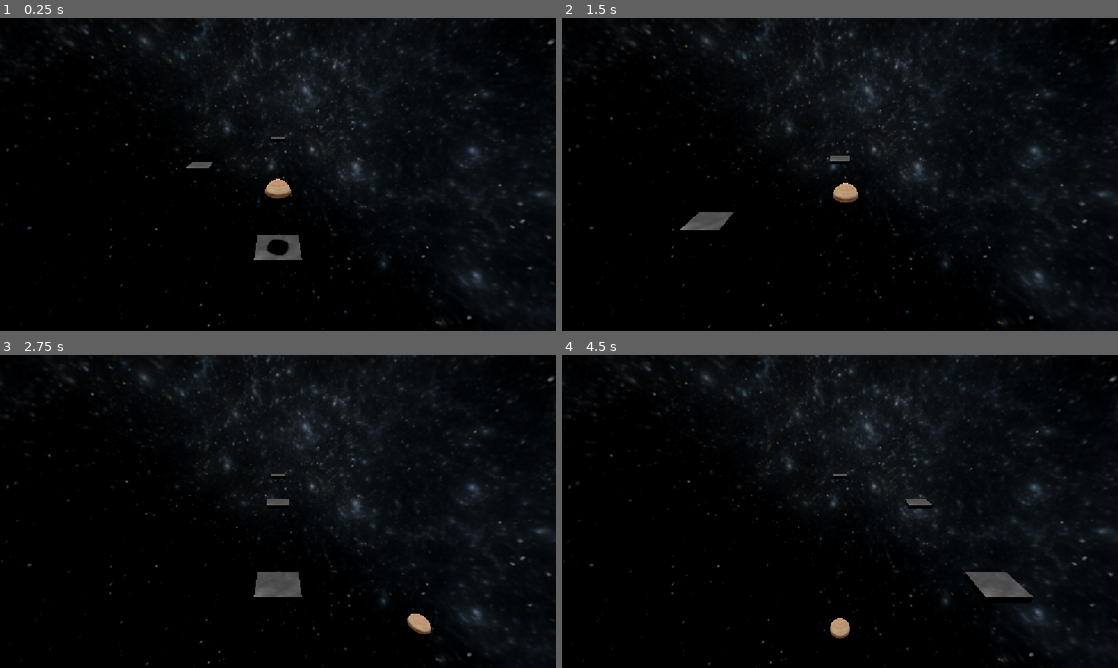
Above: before the commit, frames 1-4 (two rows, left to right).
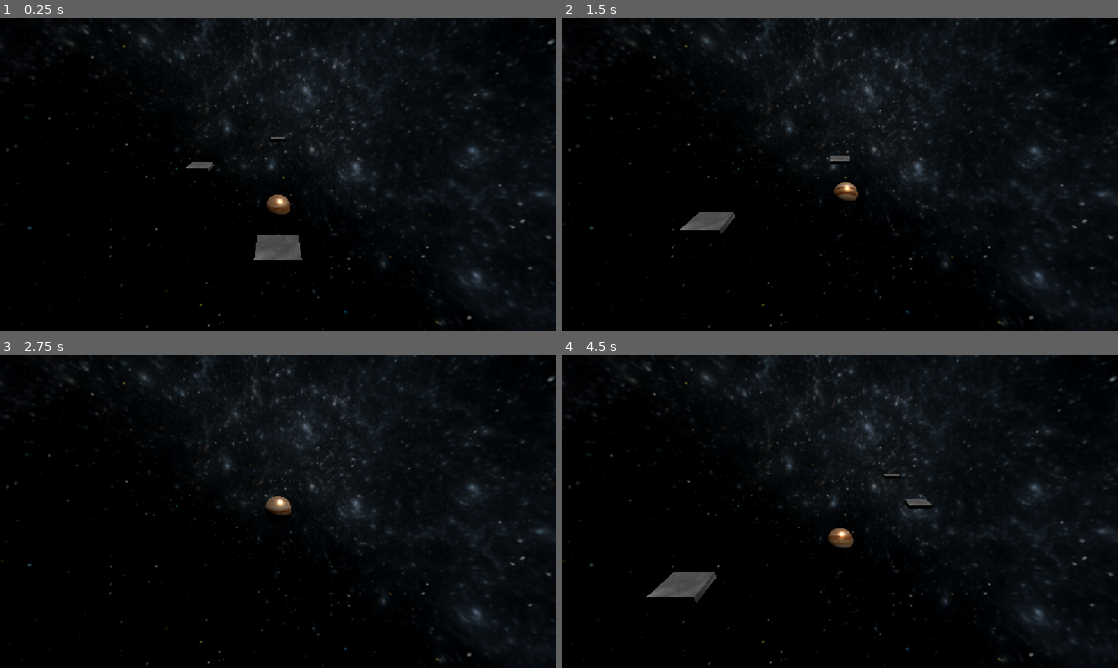
Above: after the commit, the same moments.

Repository: AnCarsenat/DopamineBounce
Game: Godot game, scene res://bounce_game.tscn
Same seed, same stepped clock (60 frames per second), same inputs: the game is played once before the commit and once after it.
Inputs (mouse positions are in pixels of both pictures, inside the frame that each line leads up to):
- Up to frame 1 (0.25 s): no input
- Up to frame 2 (1.5 s): move the mouse to (962, 158) at 0.52 s; hold Right (ui_right) 0.53-1.28 s; click (962, 158) at 0.67 s; move the mouse to (728, 190) at 1.27 s; hold Left (ui_left) from 1.28 s (still down)
- Up to frame 3 (2.75 s): move the mouse to (333, 442) at 2.02 s; release Left (ui_left) at 2.03 s; hold Right (ui_right) from 2.03 s (still down)
- Up to frame 4 (4.5 s): move the mouse to (812, 574) at 2.77 s; click (812, 574) at 2.92 s; move the mouse to (1006, 558) at 3.52 s; release Right (ui_right) at 3.53 s; hold Left (ui_left) from 3.53 s (still down); move the mouse to (673, 464) at 4.27 s

The runs differ from the first frame. In frame 1, 0.6% of the frame differs, in the area x 37-53%, y 46-76%; in frame 2, 0.3%; in frame 3, 1.1%; in frame 4, 1.8%, in the area x 15-85%, y 38-91%.

Commit message:
jsp

Diff:
--- a/dopamine-bouce/ball.gd
+++ b/dopamine-bouce/ball.gd
@@ -21,6 +21,7 @@
 func _physics_process(delta: float) -> void:
 
 	velocity.y -= gravity * delta
+	rotation.x += 12.0 * delta
 
 
 	global_position.x = lerpf(global_position.x, lanes[current_lane], switch_speed * delta)
--- a/dopamine-bouce/bounce_game.tscn
+++ b/dopamine-bouce/bounce_game.tscn
@@ -8,6 +8,8 @@
 
 [sub_resource type="StandardMaterial3D" id="StandardMaterial3D_yugjq"]
 albedo_texture = ExtResource("3_i27p3")
+metallic = 0.69
+roughness = 0.4
 
 [sub_resource type="SphereMesh" id="SphereMesh_yff3m"]
 material = SubResource("StandardMaterial3D_yugjq")
@@ -50,12 +52,8 @@
 [node name="TileSpawning" type="Node3D" parent="." unique_id=1791349647]
 script = ExtResource("2_wg2lm")
 
-[node name="DirectionalLight3D" type="DirectionalLight3D" parent="." unique_id=1443145868]
-transform = Transform3D(0.8813034, -0.4725508, -2.0655852e-08, 0, -4.371139e-08, 1, -0.4725508, -0.8813034, -3.8522998e-08, 0, 0, 0)
-shadow_enabled = true
-
 [node name="Camera3D" type="Camera3D" parent="." unique_id=1051659194]
-transform = Transform3D(1, 0, 0, 0, 0.9138879, 0.40596667, 0, -0.40596667, 0.9138879, 0, 5.8088036, 7)
+transform = Transform3D(1, 0, 0, 0, 0.91388786, 0.40596667, 0, -0.40596667, 0.91388786, 0, 5.8088036, 7)
 
 [node name="PlayerBody" type="CharacterBody3D" parent="." unique_id=1125801000]
 transform = Transform3D(1, 0, 0, 0, 1, 0, 0, 0, 1, 0, 2.4433928, 0)
@@ -100,4 +98,7 @@
 shape = SubResource("WorldBoundaryShape3D_m6kx8")
 debug_color = Color(0.87058824, 0, 0.84705883, 1)
 
+[node name="DirectionalLight3D" type="DirectionalLight3D" parent="." unique_id=1496522030]
+transform = Transform3D(-0.6830128, -0.6830128, 0.25881904, 0.1830127, 0.18301265, 0.9659258, -0.7071068, 0.7071068, 3.090862e-08, 0, 6, 0)
+
 [connection signal="body_entered" from="DeathPlane" to="PlayerBody" method="_on_death_plane_body_entered"]
